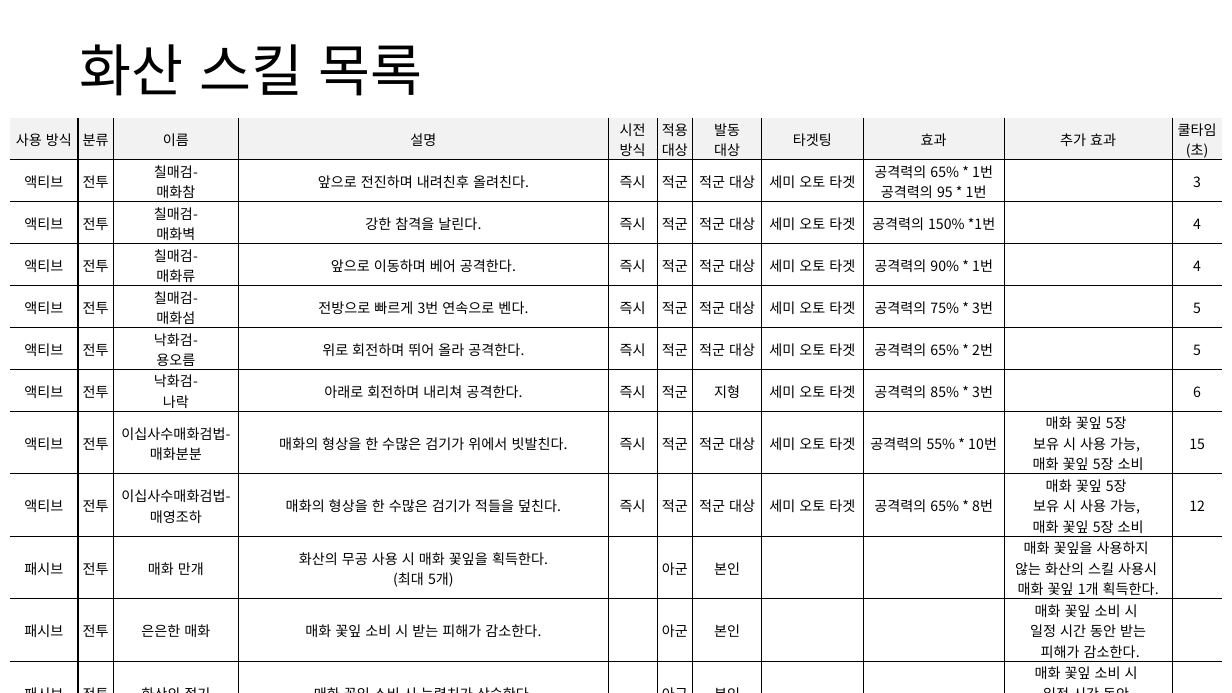
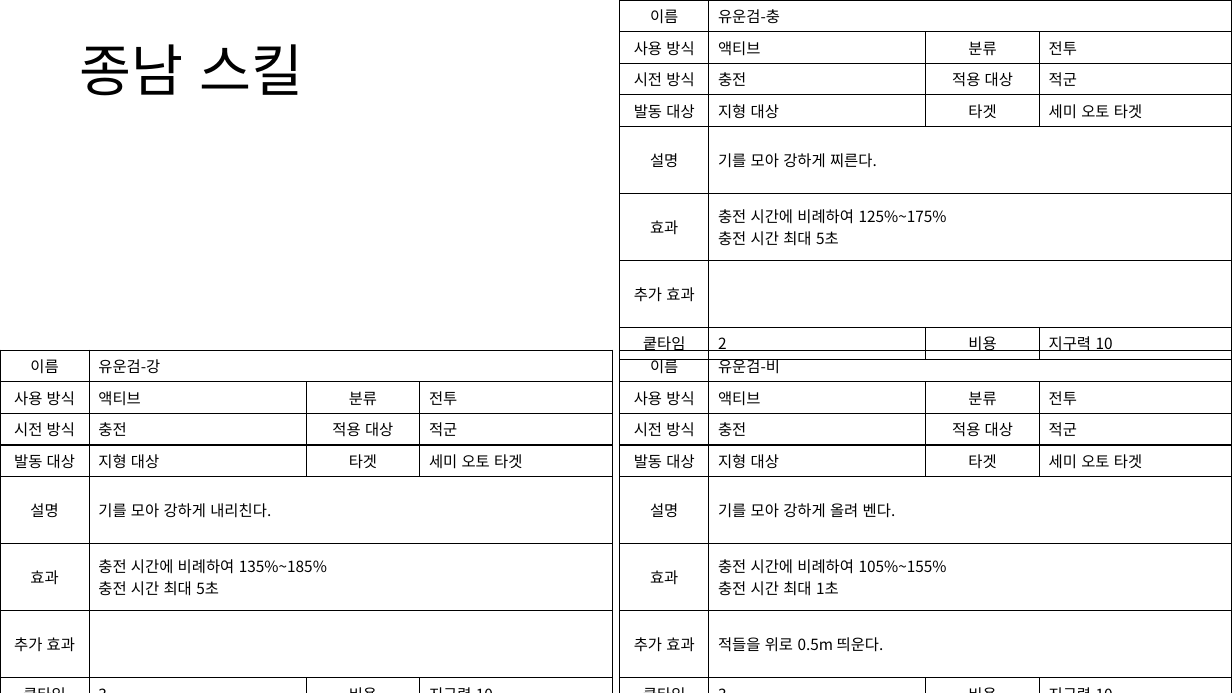
Before and after one commit to yjk0401/unityenginebasic_9th, a slide deck: slide 35 of 기획/방랑엽사전/스킬 기획서.pptx (slide 22 before the commit). Drawn at 1232x693 pixels with LibreOffice and Linux fonts; fonts in the diff are those of the drawing. Boxes give left, top, right and bottom in pixels: in the first picture for what was removed or moved away, otherwise in the second. Text is boxed around its words. In the diff, an @@ line names an element or a change of style, - is before the commit and + after.

```diff
--- a/기획/방랑엽사전/스킬 기획서.pptx
+++ b/기획/방랑엽사전/스킬 기획서.pptx
@@ table added at [620, 0, 1232, 378], 8 rows, 4 columns @@
+이름 | 유운검-충 |  | 
+사용 방식 | 액티브 | 분류 | 전투
+시전 방식 | 충전 | 적용 대상 | 적군
+발동 대상 | 지형 대상 | 타겟 | 세미 오토 타겟
+설명 | 기를 모아 강하게 찌른다. |  | 
+효과 | 충전 시간에 비례하여 125%~175% / 충전 시간 최대 5초 |  | 
+추가 효과 |  |  | 
+쿹타임 | 2 | 비용 | 지구력 10
@@ text at [79, 44, 303, 96]: text changed @@
-화산 스킬 목록
+종남 스킬
@@ table removed at [10, 118, 1224, 683], 12 rows, 11 columns @@
-사용 방식 | 분류 | 이름 | 설명 | 시전 / 방식 | 적용 / 대상 | 발동 / 대상 | 타겟팅 | 효과 | 추가 효과 | 쿨타임 / (초)
-액티브 | 전투 | 칠매검- / 매화참 | 앞으로 전진하며 내려친후 올려친다. | 즉시 | 적군 | 적군 대상 | 세미 오토 타겟 | 공격력의 65% * 1번 / 공격력의 95 * 1번 |  | 3
-액티브 | 전투 | 칠매검- / 매화벽 | 강한 참격을 날린다. | 즉시 | 적군 | 적군 대상 | 세미 오토 타겟 | 공격력의 150% *1번 |  | 4
-액티브 | 전투 | 칠매검- / 매화류 | 앞으로 이동하며 베어 공격한다. | 즉시 | 적군 | 적군 대상 | 세미 오토 타겟 | 공격력의 90% * 1번 |  | 4
-액티브 | 전투 | 칠매검- / 매화섬 | 전방으로 빠르게 3번 연속으로 벤다. | 즉시 | 적군 | 적군 대상 | 세미 오토 타겟 | 공격력의 75% * 3번 |  | 5
-액티브 | 전투 | 낙화검- / 용오름 | 위로 회전하며 뛰어 올라 공격한다. | 즉시 | 적군 | 적군 대상 | 세미 오토 타겟 | 공격력의 65% * 2번 |  | 5
-액티브 | 전투 | 낙화검- / 나락 | 아래로 회전하며 내리쳐 공격한다. | 즉시 | 적군 | 지형 | 세미 오토 타겟 | 공격력의 85% * 3번 |  | 6
-액티브 | 전투 | 이십사수매화검법- / 매화분분 | 매화의 형상을 한 수많은 검기가 위에서 빗발친다. | 즉시 | 적군 | 적군 대상 | 세미 오토 타겟 | 공격력의 55% * 10번 | 매화 꽃잎 5장 / 보유 시 사용 가능, / 매화 꽃잎 5장 소비 | 15
-액티브 | 전투 | 이십사수매화검법- / 매영조하 | 매화의 형상을 한 수많은 검기가 적들을 덮친다. | 즉시 | 적군 | 적군 대상 | 세미 오토 타겟 | 공격력의 65% * 8번 | 매화 꽃잎 5장 / 보유 시 사용 가능, / 매화 꽃잎 5장 소비 | 12
-패시브 | 전투 | 매화 만개 | 화산의 무공 사용 시 매화 꽃잎을 획득한다. / (최대 5개) |  | 아군 | 본인 |  |  | 매화 꽃잎을 사용하지 / 않는 화산의 스킬 사용시 / 매화 꽃잎 1개 획득한다. | 
-패시브 | 전투 | 은은한 매화 | 매화 꽃잎 소비 시 받는 피해가 감소한다. |  | 아군 | 본인 |  |  | 매화 꽃잎 소비 시 / 일정 시간 동안 받는 / 피해가 감소한다. | 
-패시브 | 전투 | 화산의 절기 | 매화 꽃잎 소비 시 능력치가 상승한다. |  | 아군 | 본인 |  |  | 매화 꽃잎 소비 시 / 일정 시간 동안 / 공격력이 상승한다. | 
@@ table added at [0, 350, 613, 693], 8 rows, 4 columns @@
+이름 | 유운검-강 |  | 
+사용 방식 | 액티브 | 분류 | 전투
+시전 방식 | 충전 | 적용 대상 | 적군
+발동 대상 | 지형 대상 | 타겟 | 세미 오토 타겟
+설명 | 기를 모아 강하게 내리친다. |  | 
+효과 | 충전 시간에 비례하여 135%~185% / 충전 시간 최대 5초 |  | 
+추가 효과 |  |  | 
+쿹타임 | 3 | 비용 | 지구력 10
@@ table added at [620, 350, 1232, 693], 8 rows, 4 columns @@
+이름 | 유운검-비 |  | 
+사용 방식 | 액티브 | 분류 | 전투
+시전 방식 | 충전 | 적용 대상 | 적군
+발동 대상 | 지형 대상 | 타겟 | 세미 오토 타겟
+설명 | 기를 모아 강하게 올려 벤다. |  | 
+효과 | 충전 시간에 비례하여 105%~155% / 충전 시간 최대 1초 |  | 
+추가 효과 | 적들을 위로 0.5m 띄운다. |  | 
+쿹타임 | 3 | 비용 | 지구력 10
```
Also in this commit, not shown: 9 other slides changed, 23 slides added, 2 slides removed, 1 other file.
